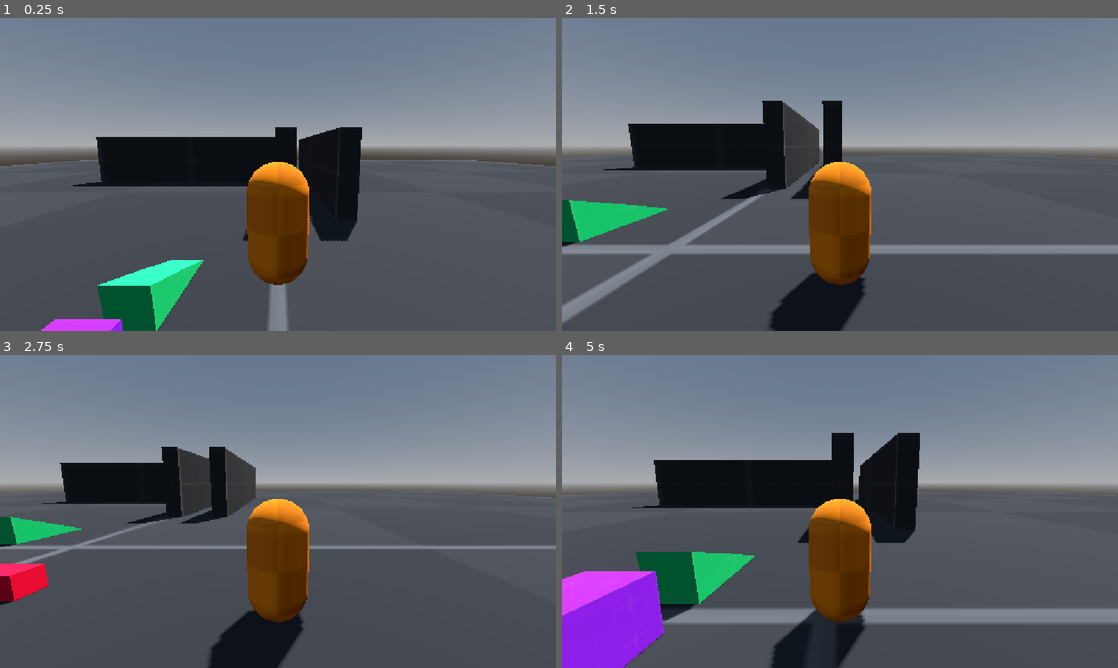
Above: before the commit, frames 1-4 (two rows, left to right).
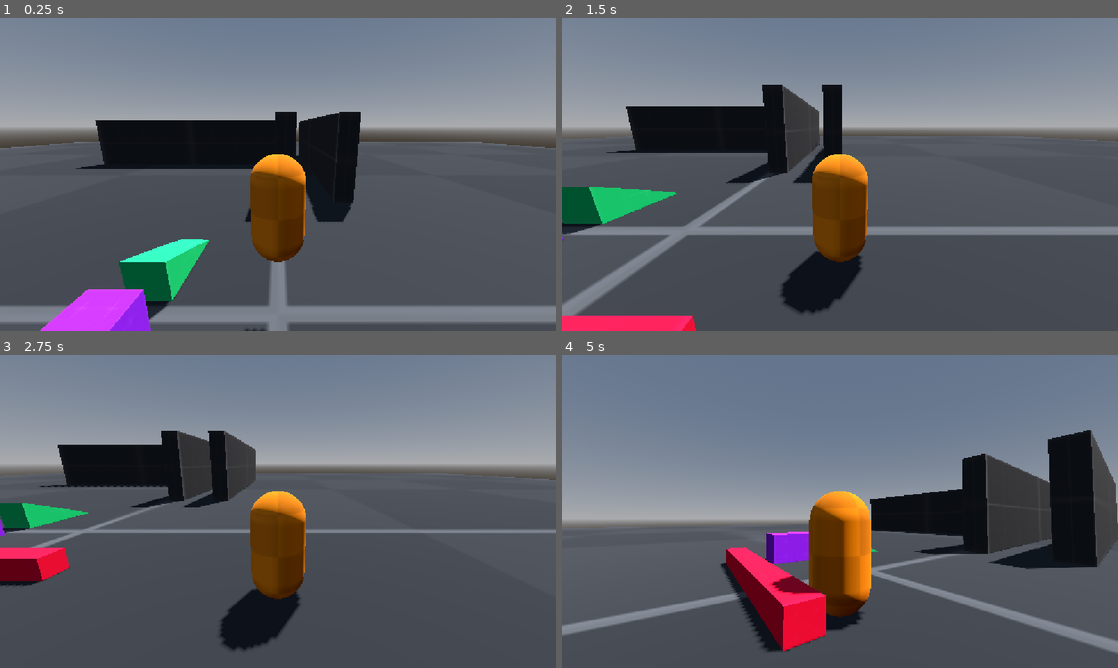
Above: after the commit, the same moments.

Repository: Thathanito/Echoes-of-the-Forgotten
Game: Godot game, scene res://scenes/test_level.tscn
The game is run twice, just before and just after one commit, with the same random seed, the same clock (stepped at 60 frames per second) and the same inputs. The project has no main scene, so this scene is started directly.
Inputs (mouse positions are in pixels of both pictures, inside the frame that each line leads up to):
- Up to frame 1 (0.25 s): no input
- Up to frame 2 (1.5 s): move the mouse to (962, 158) at 0.52 s; hold D (move_right) 0.53-1.28 s; move the mouse to (728, 190) at 1.27 s; hold S (move_backward) from 1.28 s (still down)
- Up to frame 3 (2.75 s): move the mouse to (333, 442) at 2.02 s; release S (move_backward) at 2.03 s; hold D (move_right) from 2.03 s (still down)
- Up to frame 4 (5 s): move the mouse to (812, 574) at 2.77 s; release D (move_right) at 2.78 s; hold W (move_forward) 2.78-3.53 s; move the mouse to (1006, 558) at 3.52 s; hold A (move_left) from 3.53 s (still down); tap Escape (ui_cancel) at 4.15 s; move the mouse to (673, 464) at 4.27 s

The runs differ from the first frame. In frame 1, 19% of the frame differs, in the area x 0-100%, y 30-100%; in frame 2, 22%; in frame 3, 18%; in frame 4, 43%, in the area x 0-100%, y 24-100%.

Commit message:
Implémentation de la camera + input relatif a l'angle de cam

Diff:
--- /dev/null
+++ b/scenes/camera.gd
@@ -0,0 +1,29 @@
+extends Node3D
+
+@onready var _camera = $SpringArm3D/Camera3D as Camera3D
+@onready var _camera_pivot = $"." as Node3D
+
+
+@export_range(0.1, 1.0) var mouse_sensitivity = 0.002
+@export var max_tilt_limit := deg_to_rad(35)
+@export var min_tilt_limit := deg_to_rad(-45)
+
+
+func _ready() -> void:
+	add_to_group("Camera")
+
+
+func _physics_process(_delta : float):
+	if Input.is_action_just_pressed("ui_cancel"):
+		if Input.get_mouse_mode() == Input.MOUSE_MODE_CAPTURED:
+			Input.set_mouse_mode(Input.MOUSE_MODE_VISIBLE)
+		else:
+			Input.set_mouse_mode(Input.MOUSE_MODE_CAPTURED)
+
+
+func _unhandled_input(event: InputEvent) -> void:
+	if event is InputEventMouseMotion and Input.get_mouse_mode() == Input.MOUSE_MODE_CAPTURED:
+		if event is InputEventMouseMotion:
+			_camera_pivot.rotation.x -= event.screen_relative.y * mouse_sensitivity
+			_camera_pivot.rotation.x = clampf(_camera_pivot.rotation.x, min_tilt_limit, max_tilt_limit)
+			_camera_pivot.rotation.y += -event.screen_relative.x * mouse_sensitivity
--- /dev/null
+++ b/scenes/camera.tscn
@@ -0,0 +1,12 @@
+[gd_scene format=3 uid="uid://d55iawiulito"]
+
+[ext_resource type="Script" uid="uid://bvjhifpxd64ww" path="res://scenes/camera.gd" id="1_cvpoc"]
+
+[node name="Camera" type="Node3D" unique_id=618735137]
+script = ExtResource("1_cvpoc")
+
+[node name="SpringArm3D" type="SpringArm3D" parent="." unique_id=1097602941]
+spring_length = 3.5
+
+[node name="Camera3D" type="Camera3D" parent="SpringArm3D" unique_id=2135070308]
+transform = Transform3D(1, 0, 0, 0, 0.97334266, 0.2293557, 0, -0.2293557, 0.97334266, 0, 0, 0)
--- a/scenes/player.gd
+++ b/scenes/player.gd
@@ -1,8 +1,14 @@
 extends CharacterBody3D
+
+@onready var camera: Node3D = $Camera
 
 const GRAVITY = 20
 
 @export var speed : int = 5
+
+
+func _ready() -> void:
+	add_to_group("Player")
 
 
 func _physics_process(delta: float) -> void:
@@ -17,15 +23,13 @@
 
 
 func handle_horizontal_movement() -> void:
-	var dir := Input.get_vector("move_left", "move_right", "move_forward", "move_backward").normalized()
-	var horizontal := Vector2.ZERO
+	var InputDir := Input.get_vector("move_left", "move_right", "move_forward", "move_backward")
+	var direction := InputDir.rotated(- camera.rotation.y)
 
-	if dir:
-		horizontal.x = dir.x * speed
-		horizontal.y = dir.y * speed
+	if InputDir:
+		velocity.x = direction.x * speed
+		velocity.z = direction.y * speed
 
 	else:
-		horizontal = Vector2.ZERO
-
-	velocity.x = horizontal.x
-	velocity.z = horizontal.y
+		velocity.x = move_toward(velocity.x, 0.0, speed)
+		velocity.z = move_toward(velocity.z, 0.0, speed)
--- a/scenes/player.tscn
+++ b/scenes/player.tscn
@@ -2,6 +2,7 @@
 
 [ext_resource type="Texture2D" uid="uid://cdr7ct3cr0ell" path="res://art/grid/Orange/texture_09.png" id="1_3vyb7"]
 [ext_resource type="Script" uid="uid://yqyangjilai7" path="res://scenes/player.gd" id="1_g2els"]
+[ext_resource type="PackedScene" uid="uid://d55iawiulito" path="res://scenes/camera.tscn" id="3_qhqgy"]
 
 [sub_resource type="CapsuleMesh" id="CapsuleMesh_xrivr"]
 
@@ -20,12 +21,5 @@
 [node name="CollisionShape3D" type="CollisionShape3D" parent="." unique_id=1117534785]
 shape = SubResource("CapsuleShape3D_13qdw")
 
-[node name="CameraPivot" type="Node3D" parent="." unique_id=1682947721]
-transform = Transform3D(1, 0, 0, 0, 1, 0, 0, 0, 1, 0, 0.715, 0.258)
-
-[node name="SpringArm3D" type="SpringArm3D" parent="CameraPivot" unique_id=143222838]
-transform = Transform3D(1, 0, 0, 0, 0.98407763, 0.17773916, 0, -0.17773916, 0.98407763, 0, 0, 0)
-spring_length = 3.0
-
-[node name="Camera3D" type="Camera3D" parent="CameraPivot/SpringArm3D" unique_id=985304687]
-transform = Transform3D(1, 0, 0, 0, 0.99921757, -0.03955032, 0, 0.03955032, 0.99921757, 0, 0, 0)
+[node name="Camera" parent="." unique_id=618735137 instance=ExtResource("3_qhqgy")]
+transform = Transform3D(1, 0, 0, 0, 1, 0, 0, 0, 1, 0, 1.4628837, 0)
Not shown, added: scenes/camera.gd.uid
